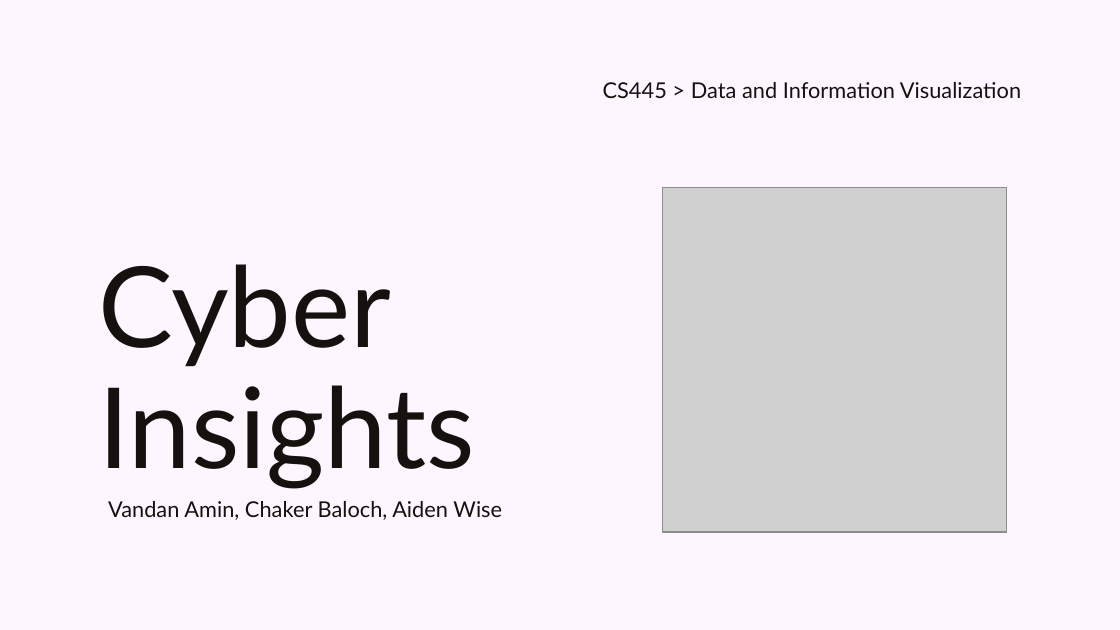
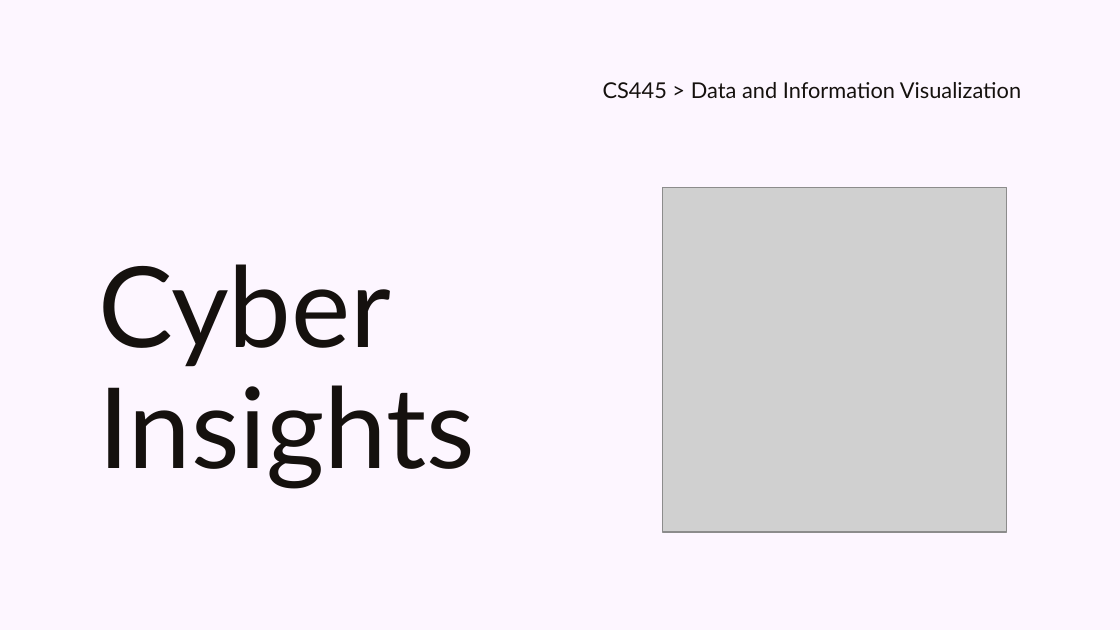
Before and after one commit to Vamin-co/CyberInsights, a slide deck: slide 1 of CyberInsightsPres.pptx. Drawn at 1120x630 pixels with LibreOffice and Linux fonts; fonts in the diff are those of the drawing; grey boxes stand for pictures; background and template pictures are left out. Boxes give left, top, right and bottom in pixels: in the first picture for what was removed or moved away, otherwise in the second. Text is boxed around its words. In the diff, an @@ line names an element or a change of style, - is before the commit and + after.

```diff
--- a/CyberInsightsPres.pptx
+++ b/CyberInsightsPres.pptx
@@ text removed at [108, 501, 502, 520] @@
-Vandan Amin, Chaker Baloch, Aiden Wise
```
Also in this commit, not shown: 1 other slide changed, 7 slides added, 12 slides removed, 1 other file.
